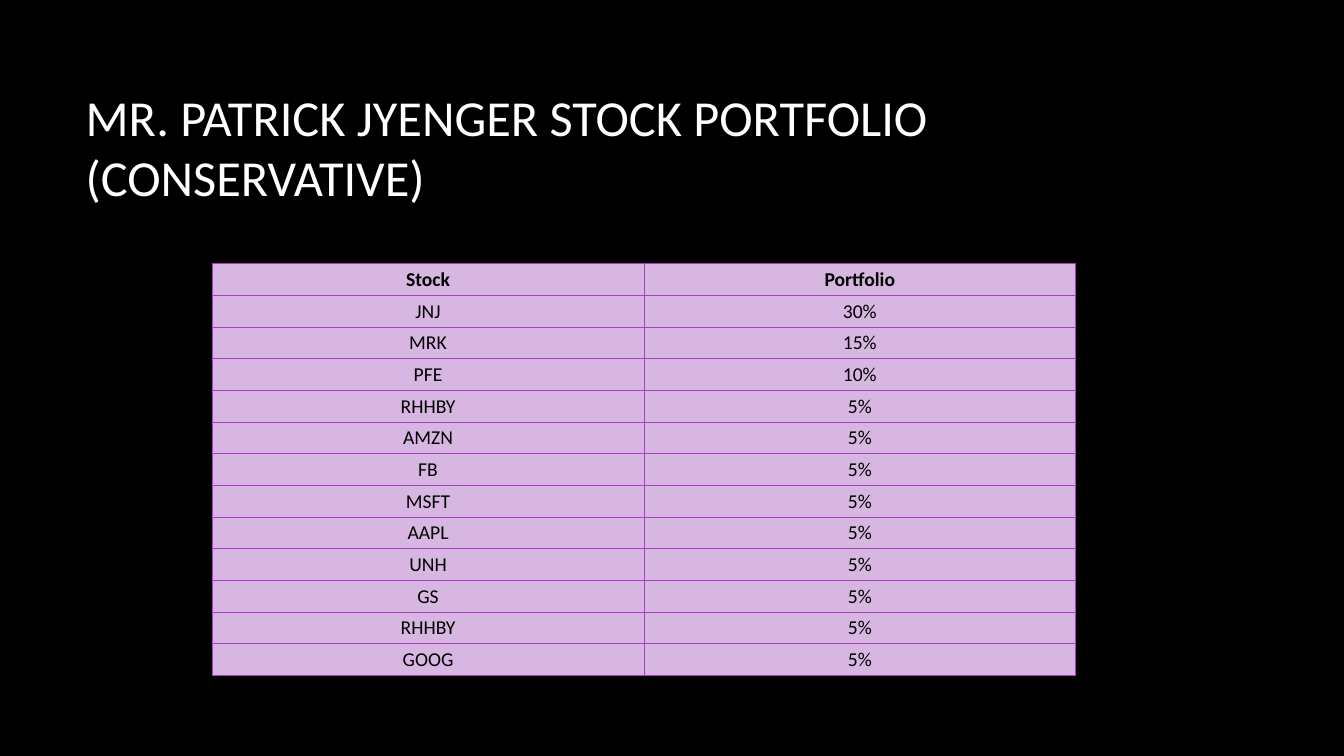
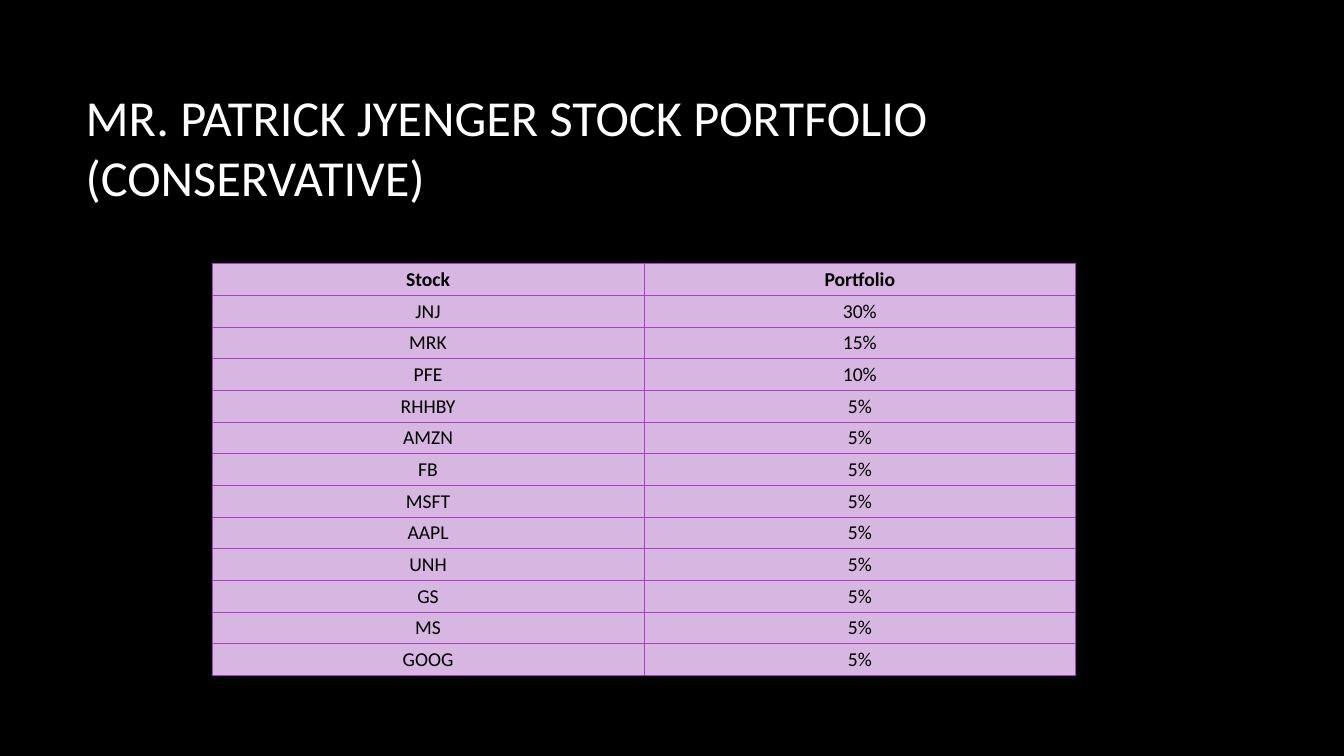
Before and after one commit to jacobsimonareickal/finance-and-risk-analytics, a slide deck: slide 53 of Presentation/Finance and Risk Analytics (Jacob).pptx. Drawn at 1344x756 pixels with LibreOffice and Linux fonts; fonts in the diff are those of the drawing; background and template pictures are left out. Boxes give left, top, right and bottom in pixels: in the first picture for what was removed or moved away, otherwise in the second. Text is boxed around its words. In the diff, an @@ line names an element or a change of style, - is before the commit and + after.

```diff
--- a/Presentation/Finance and Risk Analytics (Jacob).pptx
+++ b/Presentation/Finance and Risk Analytics (Jacob).pptx
@@ table at bbox=[213, 264, 1076, 671] @@
-row 12, column 1: RHHBY
+row 12, column 1: MS
```
Also in this commit, not shown: 1 other slide changed, 1 slide added, 1 other file.
